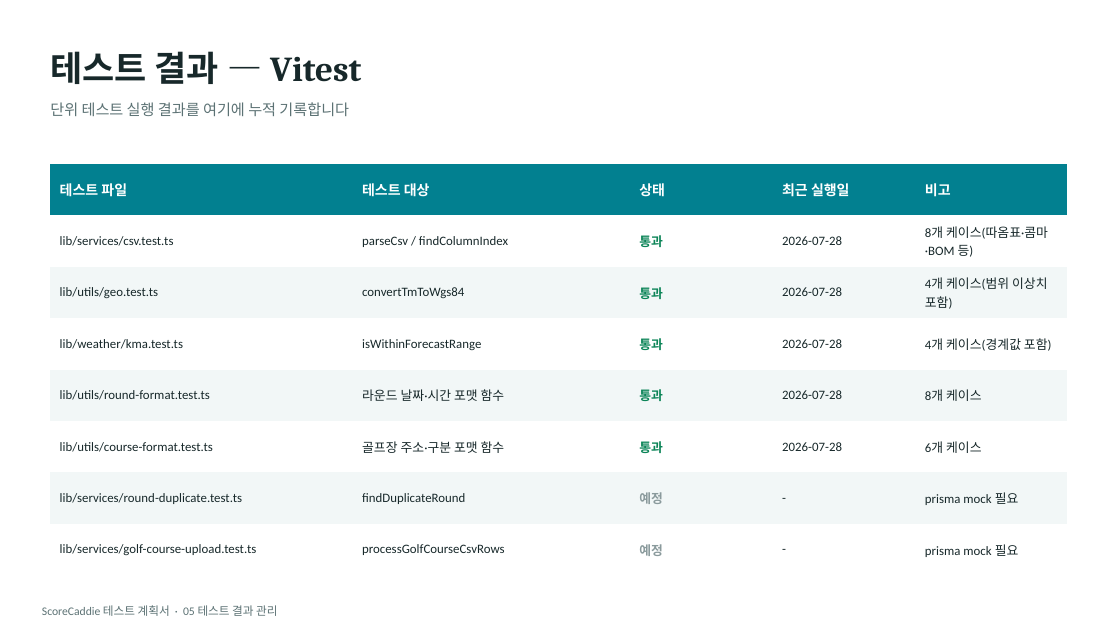
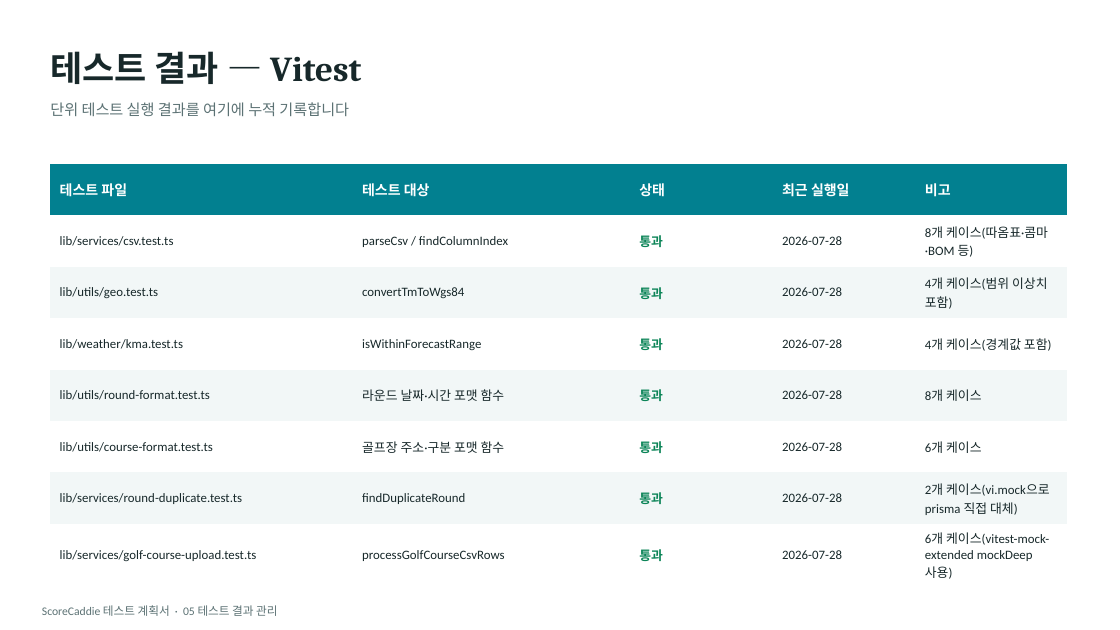
Before and after one commit to haekongpapa/scorecaddie, a slide deck: slide 10 of doc/ScoreCaddie_테스트계획서.pptx. Drawn at 1120x630 pixels with LibreOffice and Linux fonts; fonts in the diff are those of the drawing. Boxes give left, top, right and bottom in pixels: in the first picture for what was removed or moved away, otherwise in the second. Text is boxed around its words. In the diff, an @@ line names an element or a change of style, - is before the commit and + after.

Commit message:
테스트 계획서 PPT: prisma mock 테스트 결과 반영 + prisma generate 이슈 기록

```diff
--- a/doc/ScoreCaddie_테스트계획서.pptx
+++ b/doc/ScoreCaddie_테스트계획서.pptx
@@ table at <box>50,164,1067,583</box> @@
-row 7: lib/services/round-duplicate.test.ts | findDuplicateRound | 예정 | - | prisma mock 필요
+row 7: lib/services/round-duplicate.test.ts | findDuplicateRound | 통과 | 2026-07-28 | 2개 케이스(vi.mock으로 prisma 직접 대체)
-row 8: lib/services/golf-course-upload.test.ts | processGolfCourseCsvRows | 예정 | - | prisma mock 필요
+row 8: lib/services/golf-course-upload.test.ts | processGolfCourseCsvRows | 통과 | 2026-07-28 | 6개 케이스(vitest-mock-extended mockDeep 사용)
```
Also in this commit, not shown: 2 other files.
